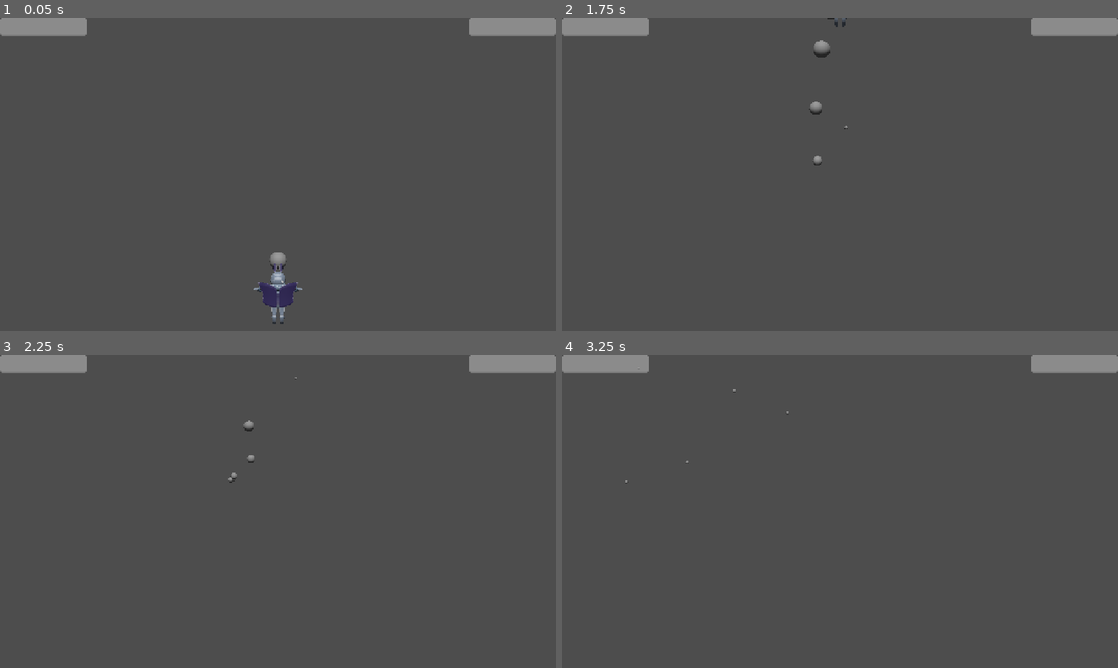
Above: before the commit, frames 1-4 (two rows, left to right).
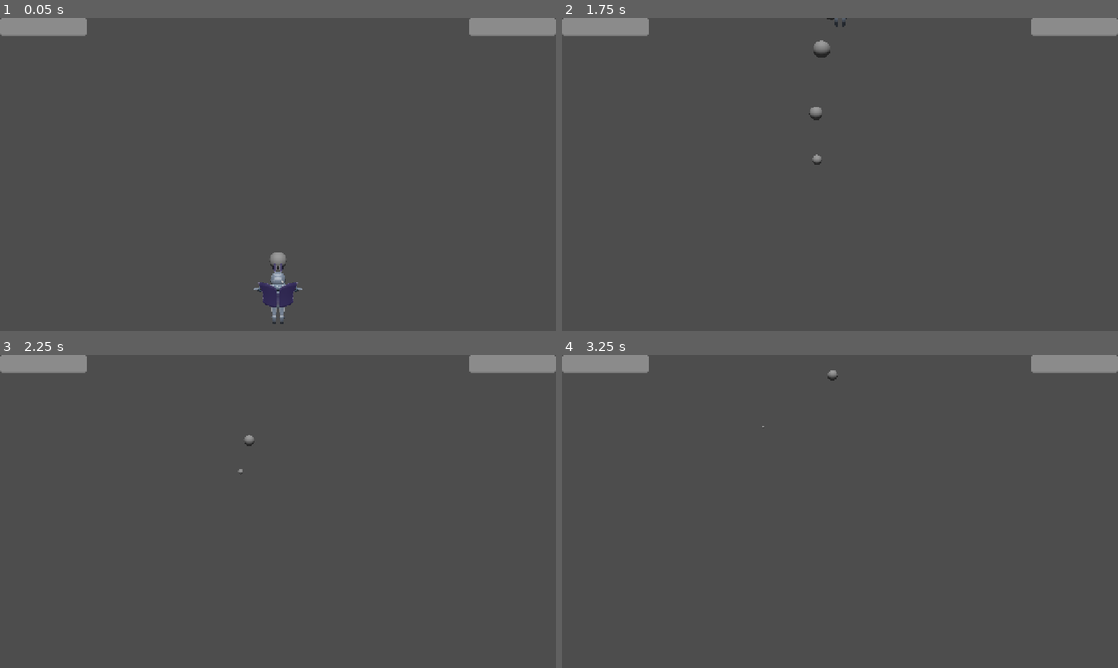
Above: after the commit, the same moments.

Repository: thomaskareka/csce552-3d
Game: Godot game, scene res://scenes/Gameplay.tscn
The game is run twice, just before and just after one commit, with the same random seed, the same clock (stepped at 60 frames per second) and the same inputs.
Inputs (mouse positions are in pixels of both pictures, inside the frame that each line leads up to):
- Up to frame 1 (0.05 s): no input
- Up to frame 2 (1.75 s): tap Enter at 0.5 s; move the mouse to (867, 174) at 0.52 s; press the mouse at (867, 174) at 0.53 s; hold W (move_up) from 0.53 s (still down); move the mouse to (812, 174) at 1.27 s; release the mouse at (812, 174) at 1.28 s; right-click (812, 174) at 1.35 s
- Up to frame 3 (2.25 s): keep holding W (move_up); move the mouse to (289, 505) at 2.02 s; press the mouse at (289, 505) at 2.03 s
- Up to frame 4 (3.25 s): keep holding W (move_up); move the mouse to (834, 517) at 2.77 s; release the mouse at (834, 517) at 2.78 s; right-click (834, 517) at 2.85 s

Frame 1 is identical in both runs. In frame 2, 0.1% of the frame differs, in the area x 44-52%, y 0-48%; in frame 3, 0.1%, in the area x 41-54%, y 7-41%; in frame 4, less than 0.1%.

Commit message:
change boss blobs to characterbody to support sliding

Diff:
--- a/components/ai/MovementHelper.gd
+++ b/components/ai/MovementHelper.gd
@@ -6,8 +6,22 @@
 	var distance = direction.length_squared()
 
 	var move_distance = velocity * delta
-	if move_distance >= distance:
+	if move_distance.length_squared() >= distance:
 		return target
 
 	var new_position = source + direction.normalized() * move_distance
 	return new_position
+
+static func get_velocity_to_target(source: Vector3, target: Vector3, speed: float, delta: float) -> Vector3:
+	var direction := target - source
+	var distance := direction.length_squared()
+	if distance <= 0.01:
+		return Vector3.ZERO
+
+	if speed * delta >= distance:
+		return direction / delta
+	return direction.normalized() * speed
+
+
+static func get_direction_to_target(source: Vector3, target: Vector3) -> Vector3:
+	return (target - source).normalized()
--- a/components/ai/blob_ai.gd
+++ b/components/ai/blob_ai.gd
@@ -10,7 +10,7 @@
 func _ready() -> void:
 	for i in range(BLOB_COUNT):
 		var new_blob = BLOB_SCENE.instantiate()
-		new_blob.position.x += i * 4
+		new_blob.position.x += i * 2
 		add_child(new_blob)
 		blobs.append(new_blob)
 	super._ready()
--- a/components/ai/state.gd
+++ b/components/ai/state.gd
@@ -3,14 +3,14 @@
 
 signal request_transition(target_state_name: String, params: Dictionary)
 
-var entity: Node = null
+var entity: Node3D = null
 var state_magine: Node = null
 
 var state_length := 10.0
 var time_remaining := 10.0
 var transition_state = ""
 
-func enter(_entity: Node, _machine: Node, params: Dictionary = {}) -> void:
+func enter(_entity: Node3D, _machine: Node, params: Dictionary = {}) -> void:
 	entity = _entity
 	state_magine = _machine
 	time_remaining = state_length
--- a/components/ai/states/blobs/circle_idle.gd
+++ b/components/ai/states/blobs/circle_idle.gd
@@ -2,9 +2,9 @@
 class_name CircleIdleState
 
 var blobs: Array[Node3D] = []
-var velocity = 20
+var velocity = 10
 
-func enter(_entity: Node, _machine: Node, params: Dictionary = {}) -> void:
+func enter(_entity: Node3D, _machine: Node, params: Dictionary = {}) -> void:
 	super.enter(_entity, _machine, params)
 	if _entity is BlobEnemyAI:
 		blobs = _entity.blobs
@@ -12,10 +12,12 @@
 		request_transition_to(transition_state)
 
 func tick(delta: float) -> void:
+	super.tick(delta)
 	var center = entity.position
-	for i in range(blobs.size()):
-		var angle = TAU / blobs.size() * i + (time_remaining * 1.5)
-		var x = center.x + (10 * cos(angle))
-		var y = center.y + (10 * sin(angle))
-		blobs[i].position = MovementHelper.get_position_from_target(blobs[i].position, Vector3(x, y, 0), velocity, delta)
-	super.tick(delta)
+	var n = blobs.size()
+	for i in range(n):
+		var angle = TAU / n * i + (time_remaining * 1.5)
+		var x = center.x + (5 * cos(angle))
+		var y = center.y + (5 * sin(angle))
+		blobs[i].velocity = MovementHelper.get_velocity_to_target(blobs[i].position, Vector3(x, y, 0), velocity, delta)
+		blobs[i].move_and_slide()
--- a/objects/Player.tscn
+++ b/objects/Player.tscn
@@ -22,7 +22,6 @@
 height = 1.0
 
 [sub_resource type="SphereShape3D" id="SphereShape3D_sderm"]
-radius = 0.25
 
 [sub_resource type="SphereMesh" id="SphereMesh_reqkl"]
 radius = 0.25
--- a/objects/boss01/BossBlob.tscn
+++ b/objects/boss01/BossBlob.tscn
@@ -3,9 +3,16 @@
 [ext_resource type="Script" uid="uid://bidq4ivueg7bv" path="res://components/colliders/entity_collider.gd" id="1_rwklj"]
 
 [sub_resource type="SphereShape3D" id="SphereShape3D_cuit7"]
-radius = 2.0
+radius = 1.0
 
-[node name="BossBlob" type="Node3D" groups=["Enemy"]]
+[node name="BossBlob" type="CharacterBody3D" groups=["Enemy"]]
+collision_layer = 256
+collision_mask = 256
+
+[node name="PhysicsCollider" type="CollisionShape3D" parent="."]
+shape = SubResource("SphereShape3D_cuit7")
+debug_color = Color(0.972549, 0, 0, 0.41960785)
+debug_fill = false
 
 [node name="EntityCollider" type="Area3D" parent="."]
 script = ExtResource("1_rwklj")
@@ -13,3 +20,4 @@
 [node name="CollisionShape3D" type="CollisionShape3D" parent="EntityCollider"]
 shape = SubResource("SphereShape3D_cuit7")
 debug_color = Color(0.972549, 0, 0, 0.41960785)
+debug_fill = false
--- a/scenes/Gameplay.tscn
+++ b/scenes/Gameplay.tscn
@@ -54,4 +54,4 @@
 [node name="EntityTracker" parent="." instance=ExtResource("6_4rwr5")]
 
 [node name="Boss01" parent="." instance=ExtResource("7_4rwr5")]
-transform = Transform3D(1, 0, 0, 0, 1, 0, 0, 0, 1, 0, 0, 40.692017)
+transform = Transform3D(1, 0, 0, 0, 1, 0, 0, 0, 1, 0, 0, 20)
